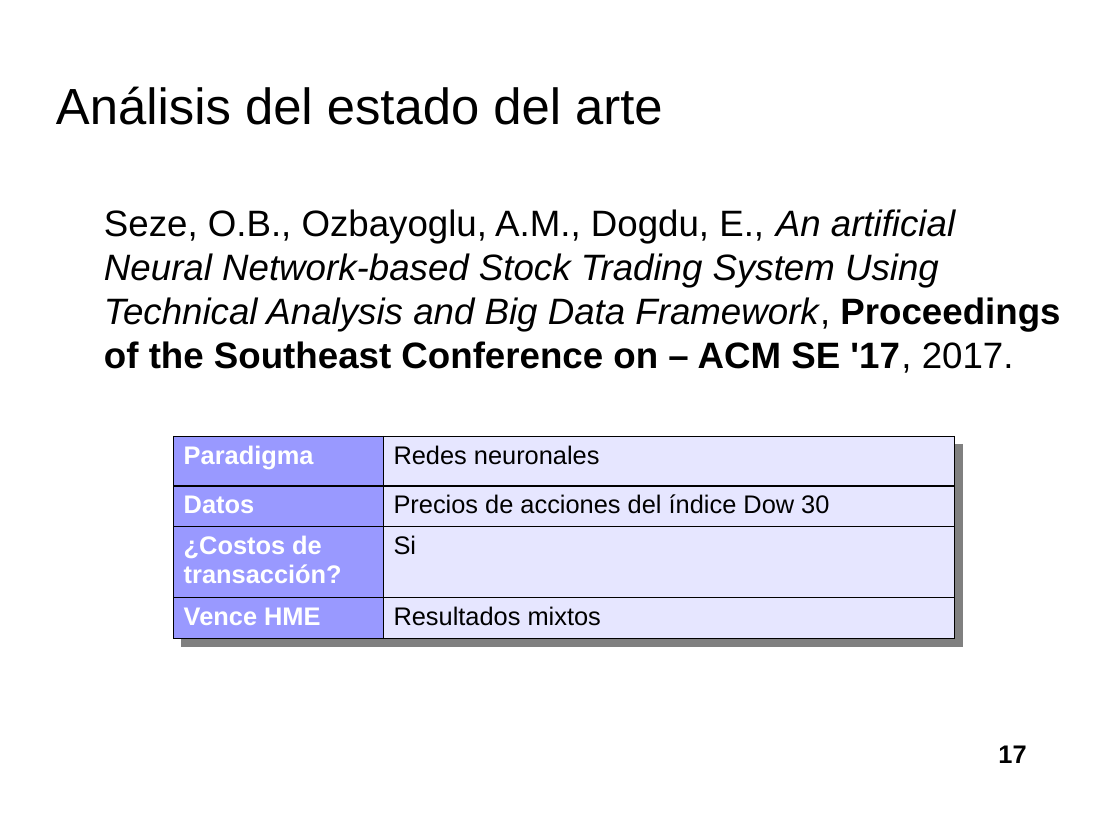
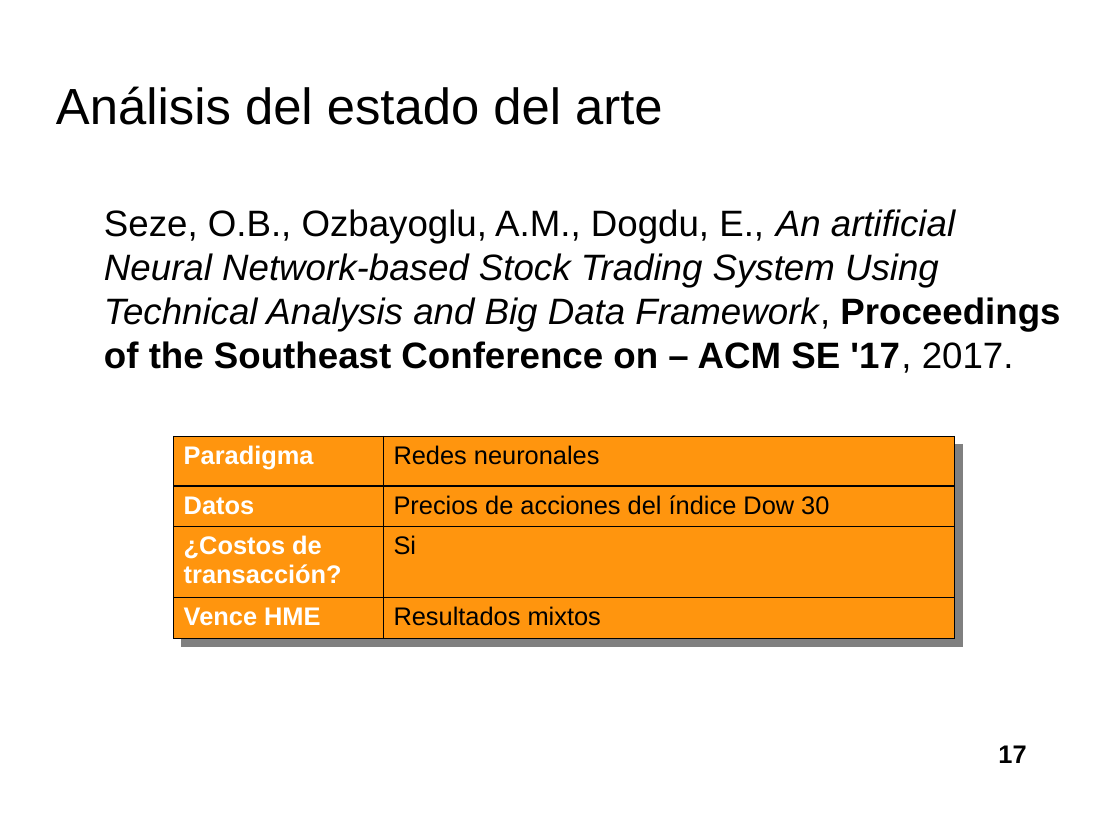
Before and after one commit to davidrmh/Thesis, a slide deck: slide 17 of presentaciones_finales/presentacion_seminario_B19.odp. Drawn at 1120x840 pixels with LibreOffice and Linux fonts; fonts in the diff are those of the drawing; background and template pictures are left out. Boxes give left, top, right and bottom in pixels: in the first picture for what was removed or moved away, otherwise in the second. Text is boxed around its words. In the diff, an @@ line names an element or a change of style, - is before the commit and + after.

```diff
--- a/presentaciones_finales/presentacion_seminario_B19.odp
+++ b/presentaciones_finales/presentacion_seminario_B19.odp
@@ table at (174,437,954,632) @@
@@ fill #9999FF to #FF950E in 4 cells @@
@@ fill #E6E6FF to #FF950E in 4 cells @@
```
Also in this commit, not shown: 13 other slides changed, 1 slide added.
